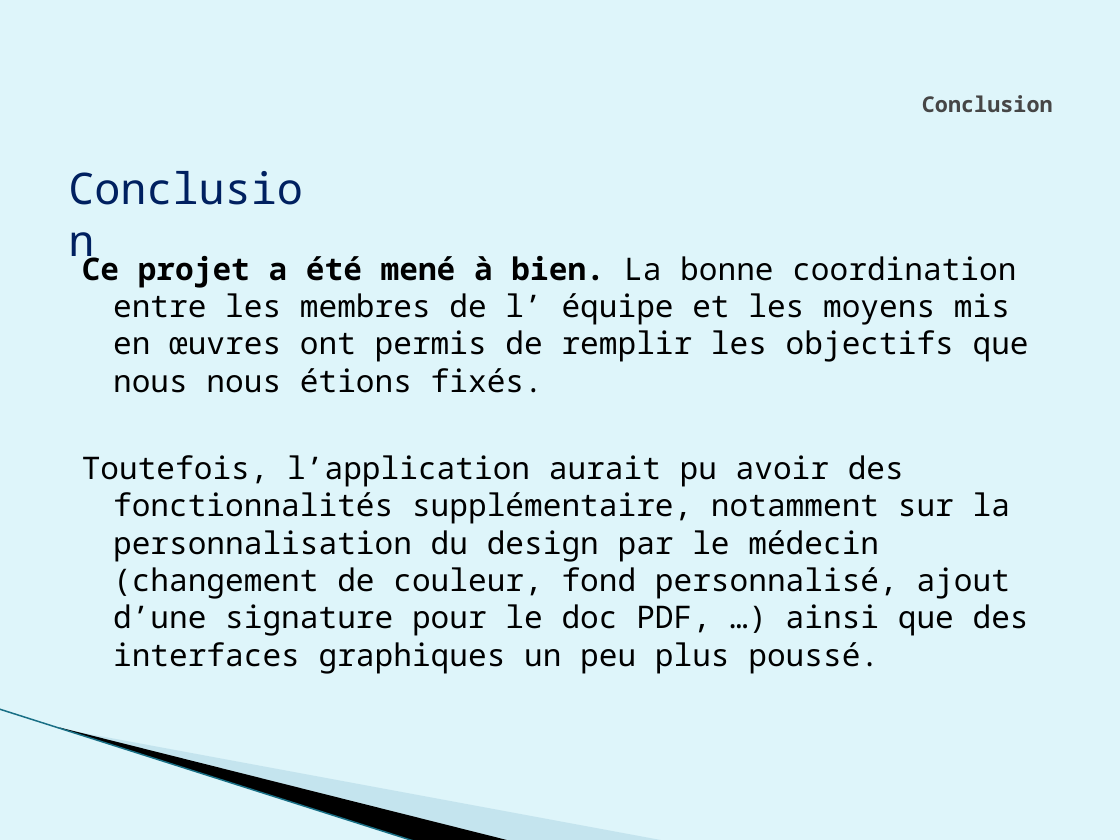
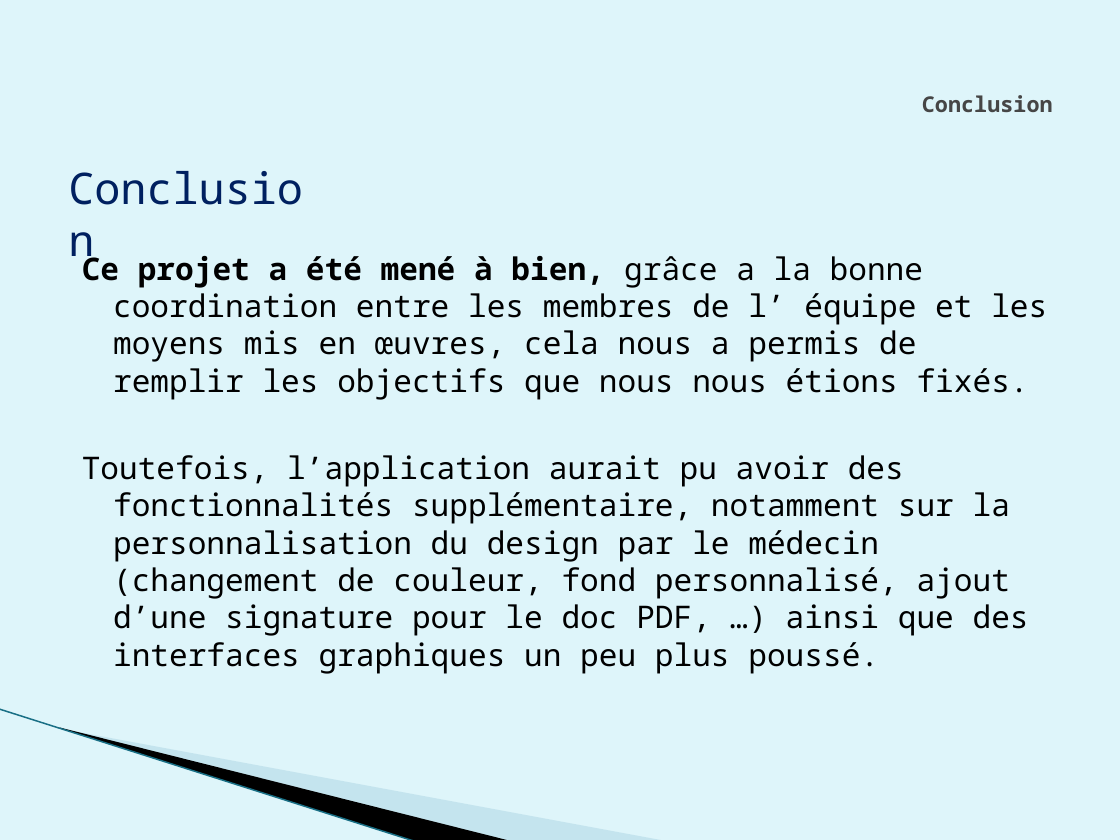
Before and after one commit to weetrax/AbsMedicalWPF, a slide deck: slide 23 of doc/Diapo.pptx. Drawn at 1120x840 pixels with LibreOffice and Linux fonts; fonts in the diff are those of the drawing; background and template pictures are left out. Boxes give left, top, right and bottom in pixels: in the first picture for what was removed or moved away, otherwise in the second. Text is boxed around its words. In the diff, an @@ line names an element or a change of style, - is before the commit and + after.

```diff
--- a/doc/Diapo.pptx
+++ b/doc/Diapo.pptx
@@ text at [82, 251, 1047, 400]: text changed @@
-Ce projet a été mené à bien. La bonne coordination entre les membres de l’ équipe et les moyens mis en œuvres ont permis de remplir les objectifs que nous nous étions fixés.
+Ce projet a été mené à bien, grâce a la bonne coordination entre les membres de l’ équipe et les moyens mis en œuvres, cela nous a permis de remplir les objectifs que nous nous étions fixés.
```
Also in this commit, not shown: 1 other slide changed.
